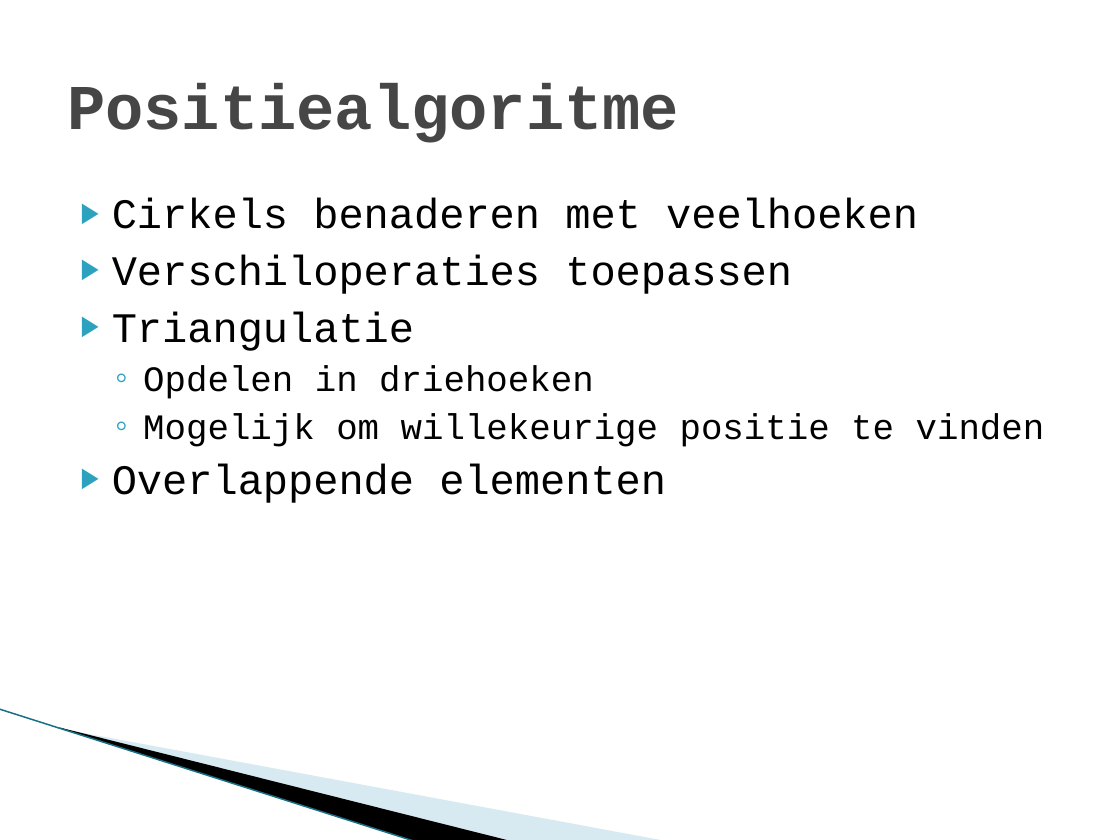
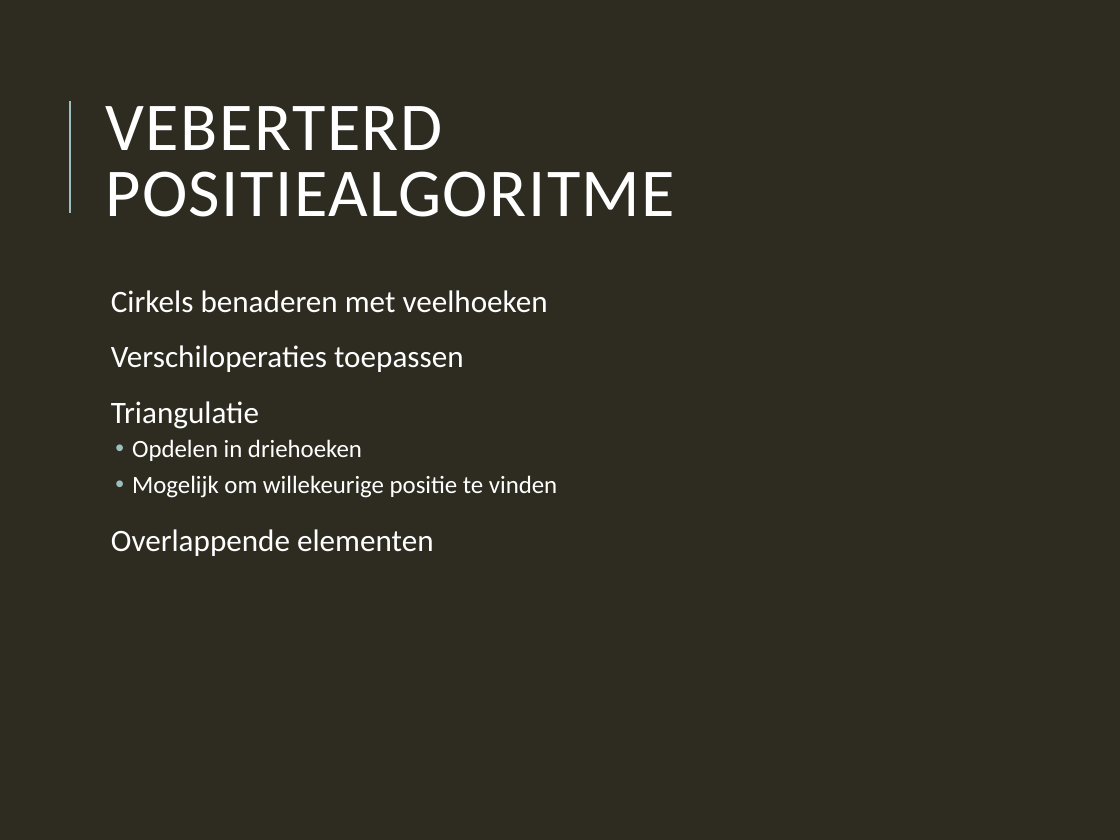
Before and after one commit to Mickaly13X/wv_project, a slide deck: slide 15 of Presentation III/Presentation III.pptx (slide 6 before the commit). Drawn at 1120x840 pixels with LibreOffice and Linux fonts; fonts in the diff are those of the drawing; background and template pictures are left out. Boxes give left, top, right and bottom in pixels: in the first picture for what was removed or moved away, otherwise in the second. Text is boxed around its words. In the diff, an @@ line names an element or a change of style, - is before the commit and + after.

```diff
--- a/Presentation III/Presentation III.pptx
+++ b/Presentation III/Presentation III.pptx
@@ background #FFFFFF to #2E2B21 @@
@@ line added from (69, 213) to (69, 101), #9CBEBD 1.5 pt @@
@@ title at (105, 106, 675, 217): text changed; size 41 to 44 pt; font Courier New to Calibri; text colour #464646 to #FFFFFF; bold off @@
-Positiealgoritme
+VEBERTERD POSITIEALGORITME
@@ text "Cirkels benaderen met veelhoeken": place and size @@
-text "Cirkels benaderen met veelhoeken" at (112, 198, 1045, 503)
+text "Cirkels benaderen met veelhoeken" at (111, 290, 557, 556)
@@ text "Cirkels benaderen met veelhoeken" at (111, 290, 557, 556): size 27 to 20 pt in "Cirkels benaderen met veelhoeken", "Verschiloperaties toepassen", "Triangulatie", "Overlappende elementen"; font Courier New to Calibri, text colour #000000 to #FFFFFF; size 23 to 16 pt in "Opdelen in driehoeken", "Mogelijk om willekeurige positie te vinden"; bullet ▶ to  ; line spacing 1 to 0.9; more space between paragraphs; bullet colour #2DA2BF to #9CBEBD; bullet ◦ to • @@
@@ line removed from (0, 709) to (416, 840) @@
@@ freeform shape removed at (59, 727, 512, 840) @@
@@ freeform shape removed at (62, 728, 666, 840) @@
```
Also in this commit, not shown: 4 other slides changed, 17 slides added, 3 slides removed, 3 other files.
